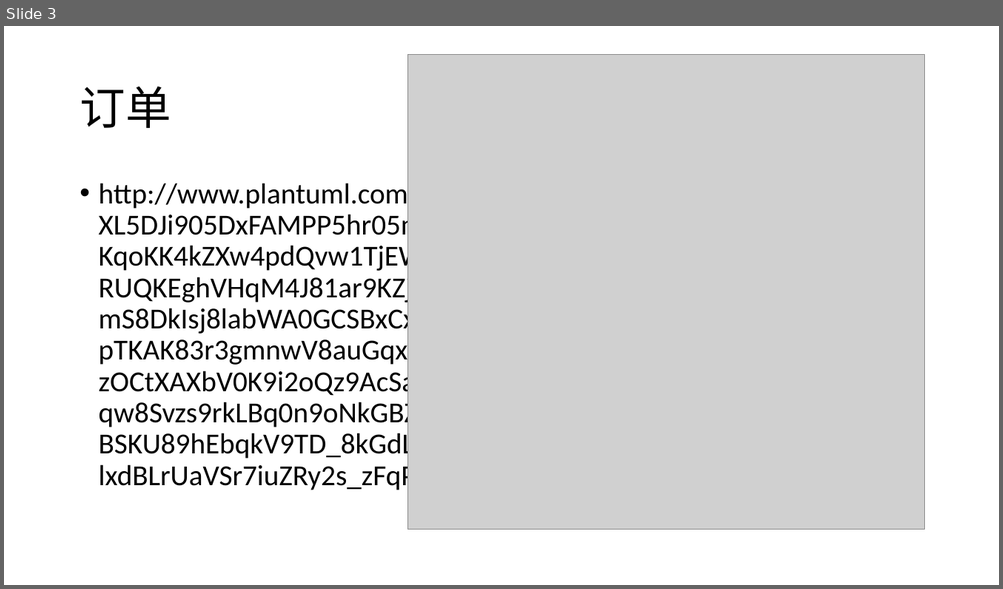
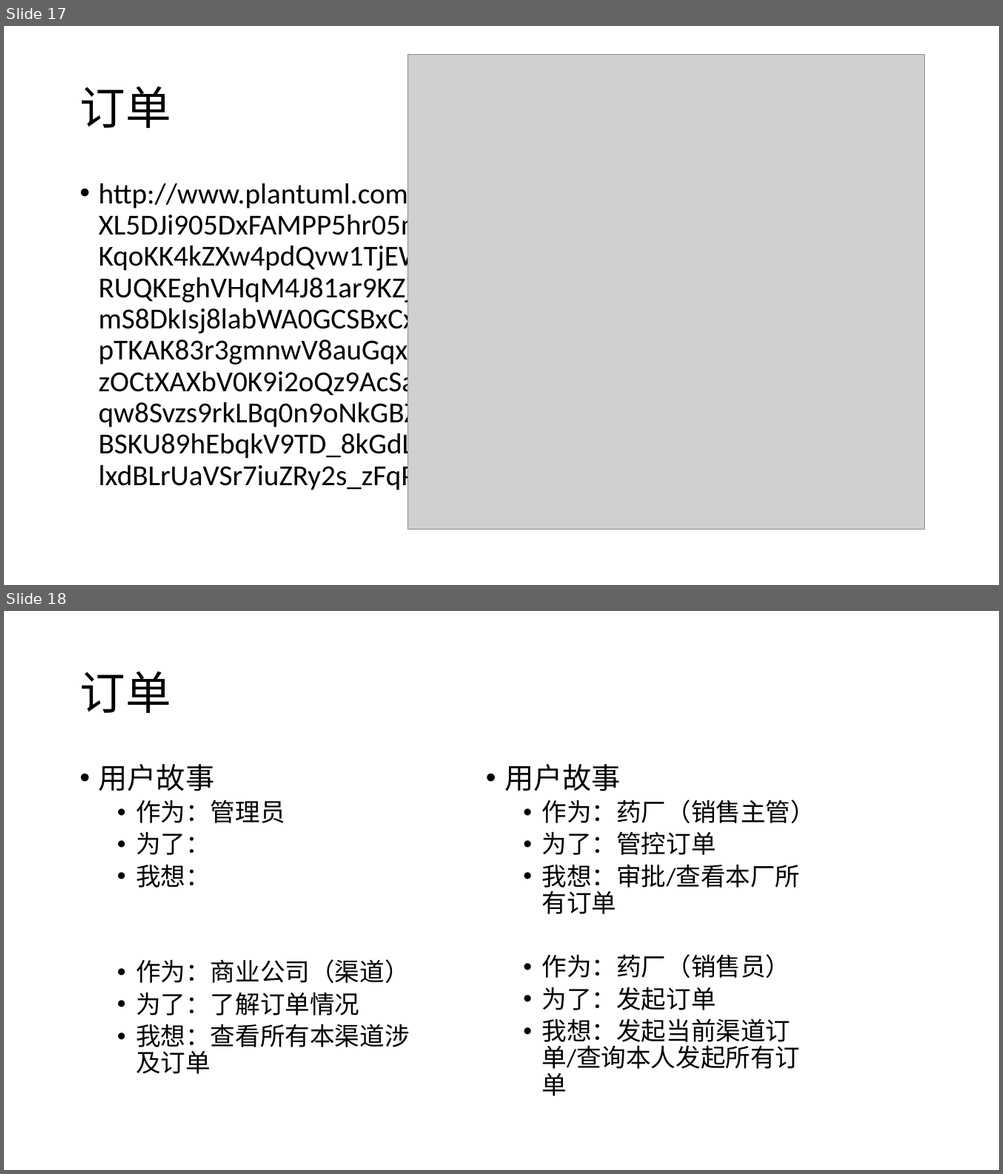
Before and after one commit to swansrp/Tanya, a slide deck: doc/prd.pptx. Shown one above the other, each under a label of ours: slide 3 before the commit, slides 17 and 18 after it. The pictures are 1003x589 and 1003x1174 pixels, drawn with LibreOffice and Linux fonts; fonts in the diff are those of the drawing; grey boxes stand for pictures. Boxes give left, top, right and bottom in pixels: in the first picture for what was removed or moved away, otherwise in the second. Text is boxed around its words. In the diff, an @@ line names an element or a change of style, - is before the commit and + after.

```diff
--- a/doc/prd.pptx
+++ b/doc/prd.pptx
@@ slide 18 added at <box>4,611,999,1170</box>, background #FFFFFF @@
@@ title added at <box>79,671,170,713</box>, 44 pt, text #000000 @@
+订单
@@ text added at <box>99,764,410,1074</box>, 24 pt, text #000000 @@
+• 用户故事
+  • 作为：管理员
+  • 为了：
+  • 我想：
+  • 作为：商业公司（渠道）
+  • 为了：了解订单情况
+  • 我想：查看所有本渠道涉及订单
@@ text added at <box>504,764,816,1096</box>, 24 pt, text #000000 @@
+• 用户故事
+  • 作为：药厂（销售主管）
+  • 为了：管控订单
+  • 我想：审批/查看本厂所有订单
+  • 作为：药厂（销售员）
+  • 为了：发起订单
+  • 我想：发起当前渠道订单/查询本人发起所有订单
@@ what was slide 3 is now slide 17 @@
```
Also in this commit, not shown: 2 slides changed, 21 other slides added.
